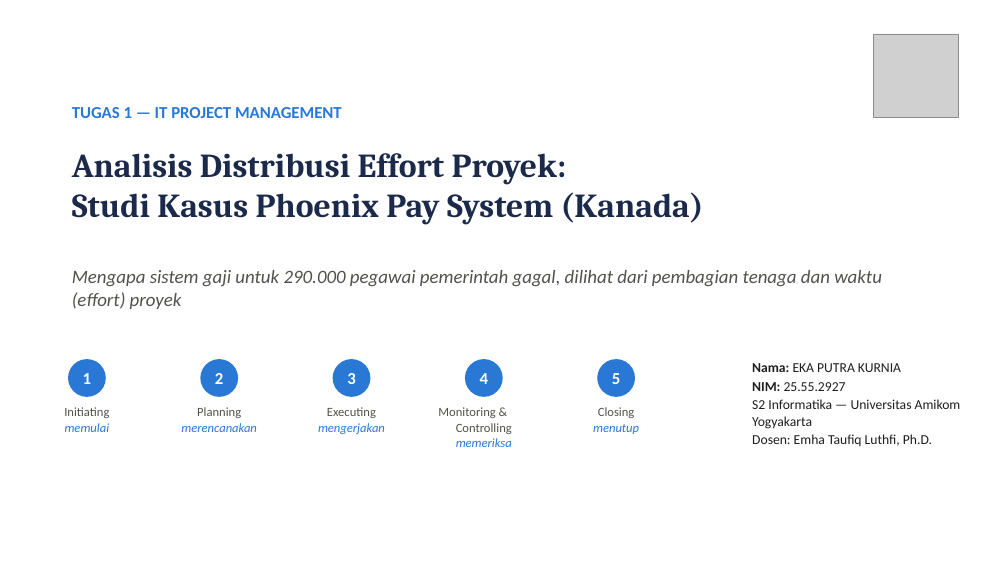
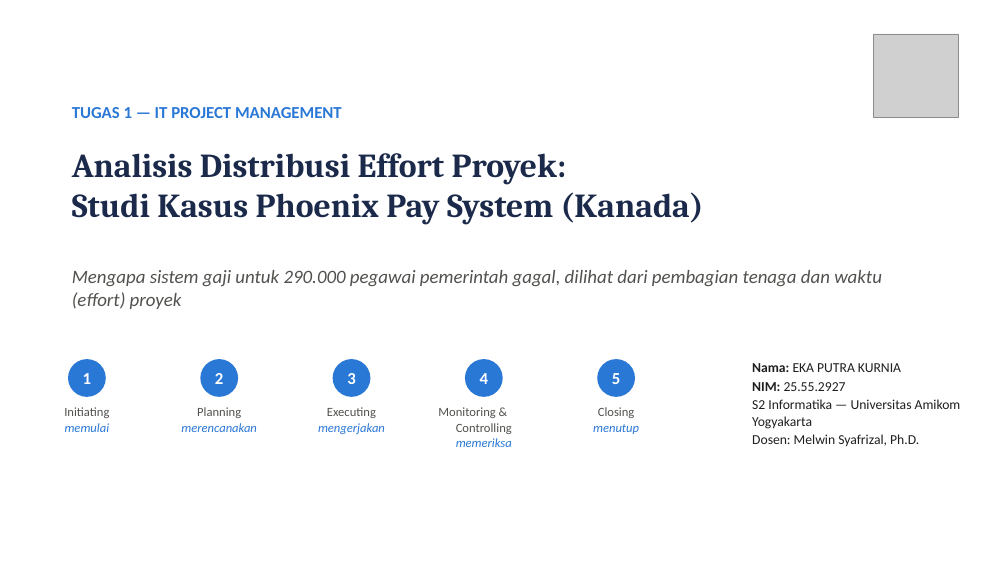
Before and after one commit to mingkimingki/it-proj-manag, a slide deck: slide 1 of tugas1/hasil/Tugas1_DistribusiEffort_Phoenix_Slide.pptx. Drawn at 1008x567 pixels with LibreOffice and Linux fonts; fonts in the diff are those of the drawing; grey boxes stand for pictures. Boxes give left, top, right and bottom in pixels: in the first picture for what was removed or moved away, otherwise in the second. Text is boxed around its words. In the diff, an @@ line names an element or a change of style, - is before the commit and + after.

```diff
--- a/tugas1/hasil/Tugas1_DistribusiEffort_Phoenix_Slide.pptx
+++ b/tugas1/hasil/Tugas1_DistribusiEffort_Phoenix_Slide.pptx
@@ text at (752, 434, 919, 446): text changed @@
-Dosen: Emha Taufiq Luthfi, Ph.D.
+Dosen: Melwin Syafrizal, Ph.D.
```
Also in this commit, not shown: 5 other files.
